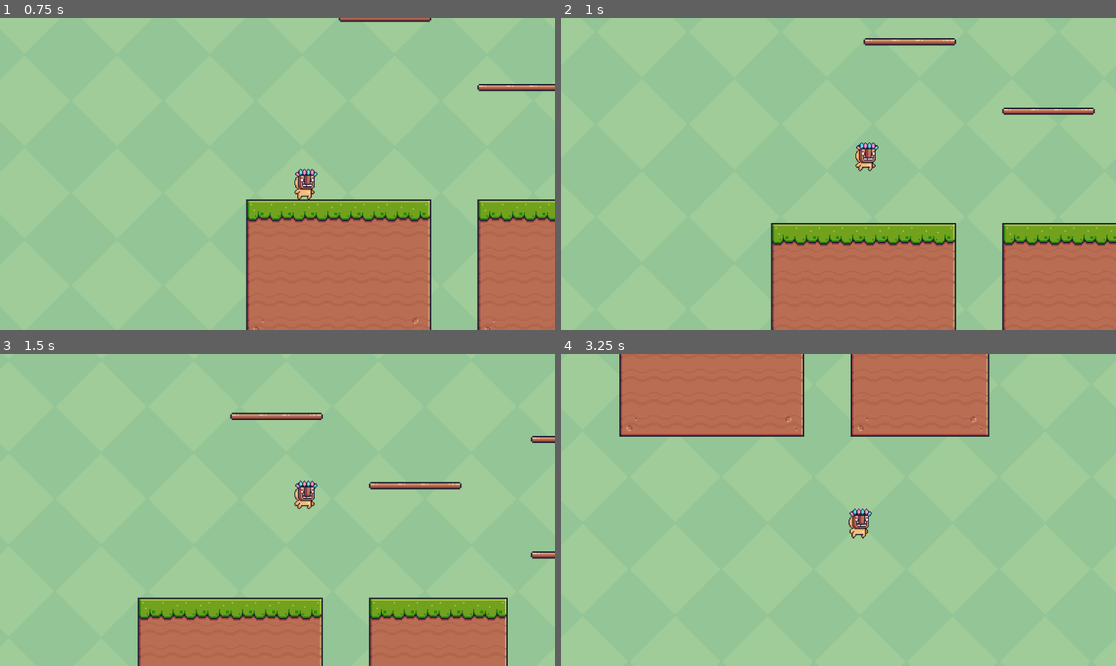
Above: before the commit, frames 1-4 (two rows, left to right).
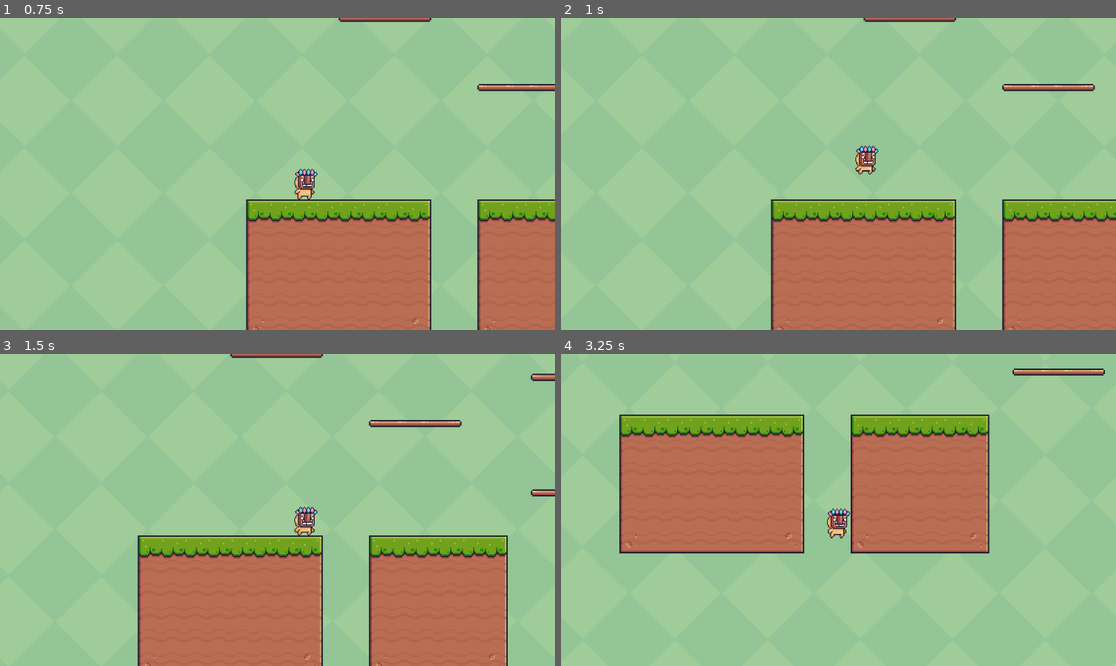
Above: after the commit, the same moments.

Repository: Dawid-Jarczok/NPG_projekt_zaliczeniowy
Game: Godot game, scene res://Scene_1.tscn
The game is run twice, just before and just after one commit, with the same random seed, the same clock (stepped at 60 frames per second) and the same inputs.
Inputs:
- Up to frame 1 (0.75 s): tap Enter at 0.5 s; hold D (move_right) from 0.53 s (still down)
- Up to frame 2 (1 s): keep holding D (move_right); tap Space (jump) at 0.77 s
- Up to frame 3 (1.5 s): keep holding D (move_right)
- Up to frame 4 (3.25 s): tap Space (jump) at 1.52, 3.02 s; release D (move_right) at 2.03 s; hold A (move_left) 2.03-2.78 s; hold D (move_right) from 2.78 s (still down)

Frame 1 is identical in both runs. In frame 2, 9.5% of the frame differs, in the area x 37-100%, y 0-100%; in frame 3, 18%; in frame 4, 38%, in the area x 10-98%, y 0-64%.

Commit message:
change speed fall

Diff:
--- a/gra_projektNPG/scripts/player_movement.gd
+++ b/gra_projektNPG/scripts/player_movement.gd
@@ -3,7 +3,7 @@
 
 const SPEED = 300.0
 const JUMP_VELOCITY = -600.0
-
+var max_fall_speed = 300
 # Get the gravity from the project settings to be synced with RigidBody nodes.
 var gravity = ProjectSettings.get_setting("physics/2d/default_gravity")
 
@@ -13,6 +13,8 @@
 	# Add the gravity.
 	if not is_on_floor():
 		velocity.y += gravity * delta
+
+	velocity.y = clamp(velocity.y, -max_fall_speed, max_fall_speed)
 
 	# Handle jump.
 	if Input.is_action_just_pressed("jump") and is_on_floor():
@@ -26,6 +28,7 @@
 	else:
 		velocity.x = move_toward(velocity.x, 0, SPEED)
 
+	#Changing the character's direction
 	if direction < 0:
 		sprite.flip_h = true
 	elif direction > 0:
